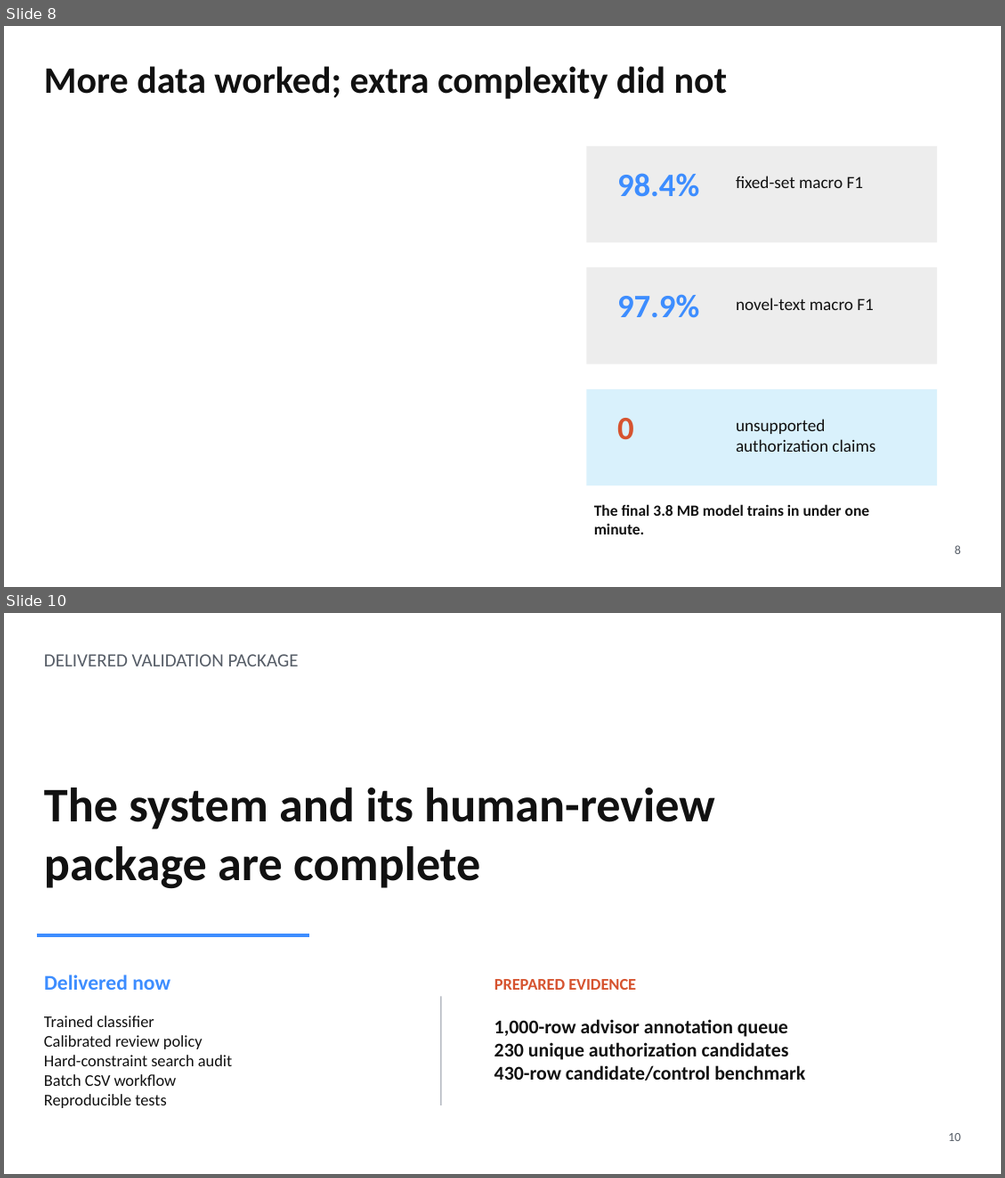
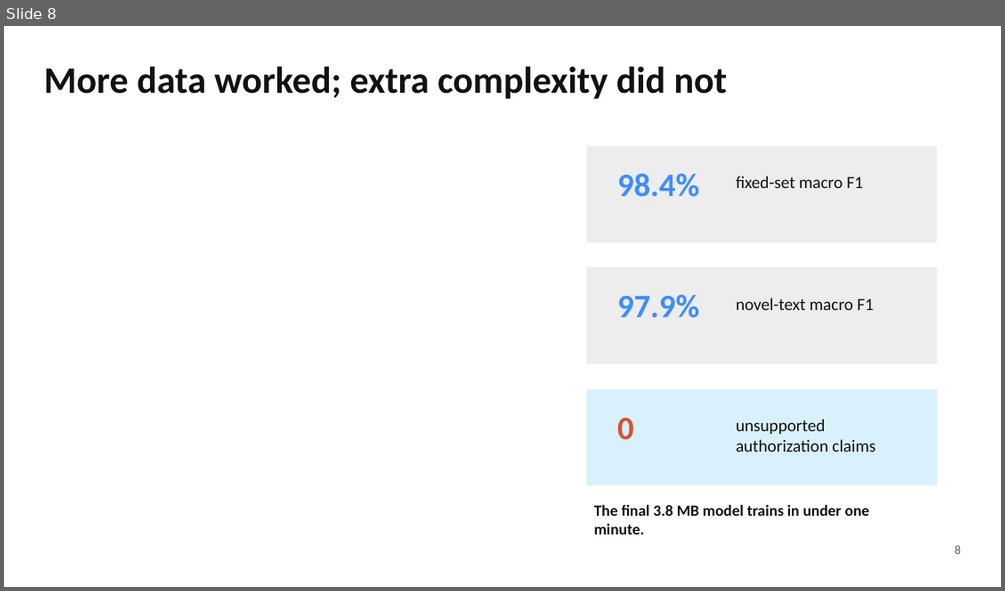
Before and after one commit to Kongbai815/job-matching-nlp, a slide deck: slides/MSBA_Job_Matching_Final_Deck.pptx. Shown one above the other, each under a label of ours: slides 8 and 10 before the commit, slide 8 after it; the slides between them are not shown. The pictures are 1005x1178 and 1005x591 pixels, drawn with LibreOffice and Linux fonts; fonts in the diff are those of the drawing. Boxes give left, top, right and bottom in pixels: in the first picture for what was removed or moved away, otherwise in the second. Text is boxed around its words. In the diff, an @@ line names an element or a change of style, - is before the commit and + after.

```diff
--- a/slides/MSBA_Job_Matching_Final_Deck.pptx
+++ b/slides/MSBA_Job_Matching_Final_Deck.pptx
@@ slide 10 removed at (x1=4, y1=613, x2=1001, y2=1174), background #FFFFFF @@
@@ text removed at (x1=44, y1=654, x2=299, y2=666) @@
-DELIVERED VALIDATION PACKAGE
@@ text removed at (x1=44, y1=787, x2=714, y2=889) @@
-The system and its human-review package are complete
@@ line removed from (37, 935) to (309, 935) @@
@@ text removed at (x1=44, y1=974, x2=170, y2=989) @@
-Delivered now
@@ text removed at (x1=494, y1=979, x2=636, y2=989) @@
-PREPARED EVIDENCE
@@ rectangle removed at (x1=440, y1=996, x2=442, y2=1105) @@
@@ text removed at (x1=44, y1=1015, x2=232, y2=1108) @@
-Trained classifier
-Calibrated review policy
-Hard-constraint search audit
-Batch CSV workflow
-Reproducible tests
@@ text removed at (x1=494, y1=1019, x2=805, y2=1080) @@
-1,000-row advisor annotation queue
-230 unique authorization candidates
-430-row candidate/control benchmark
@@ text removed at (x1=948, y1=1133, x2=961, y2=1141) @@
-10
```
Also in this commit, not shown: 2 slides changed, 3 slides added, 2 other slides removed, 2 other files.
